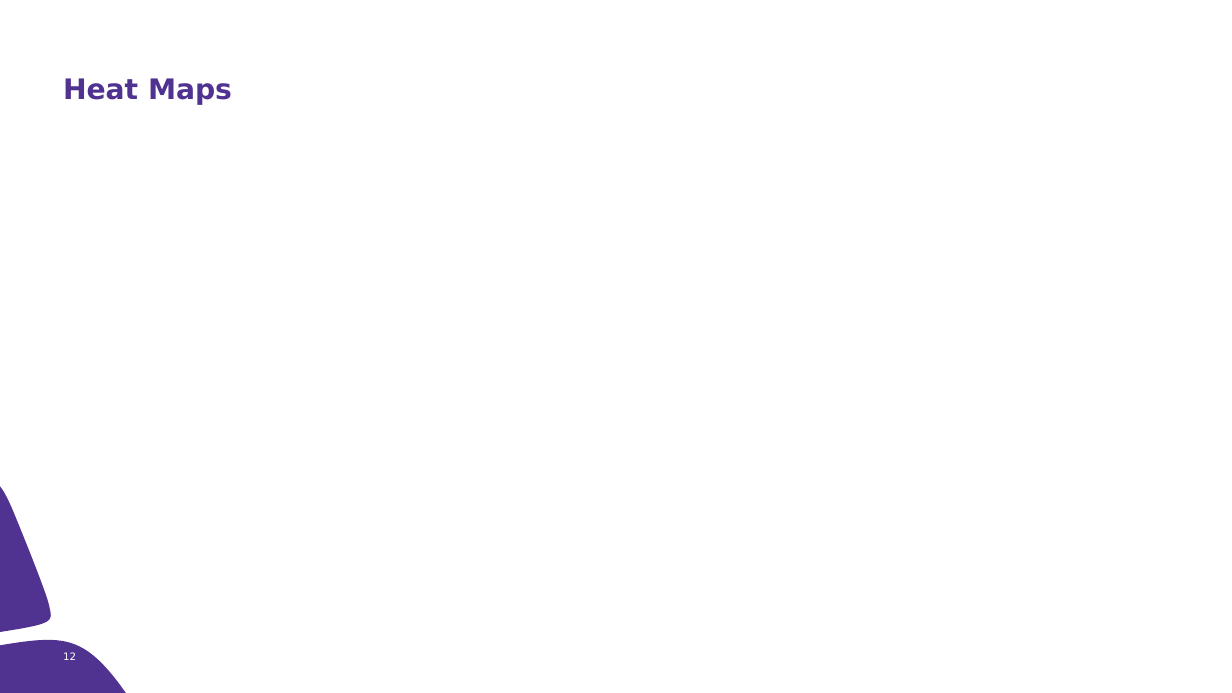
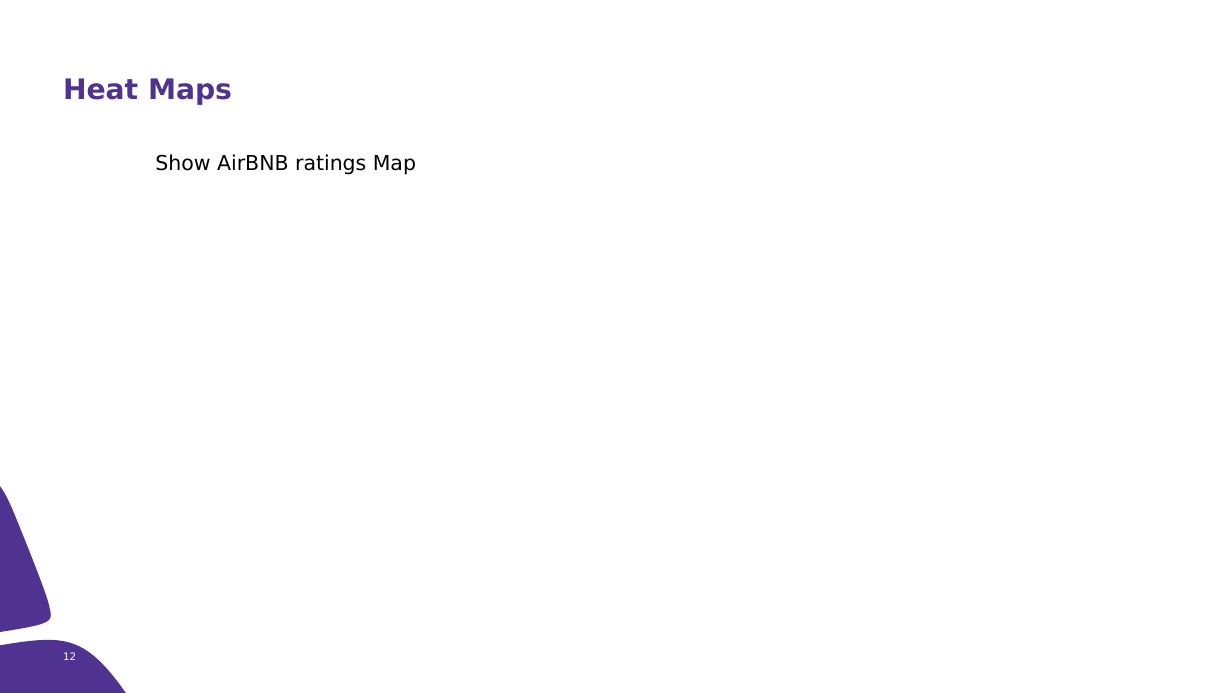
Before and after one commit to christinemazur/project1, a slide deck: slide 12 of AirBNB.pptx. Drawn at 1232x693 pixels with LibreOffice and Linux fonts; fonts in the diff are those of the drawing. Boxes give left, top, right and bottom in pixels: in the first picture for what was removed or moved away, otherwise in the second. Text is boxed around its words. In the diff, an @@ line names an element or a change of style, - is before the commit and + after.

```diff
--- a/AirBNB.pptx
+++ b/AirBNB.pptx
@@ text added at (x1=155, y1=154, x2=416, y2=175), 16 pt, text #000000 @@
+Show AirBNB ratings Map
```
Also in this commit, not shown: 5 other slides changed.
